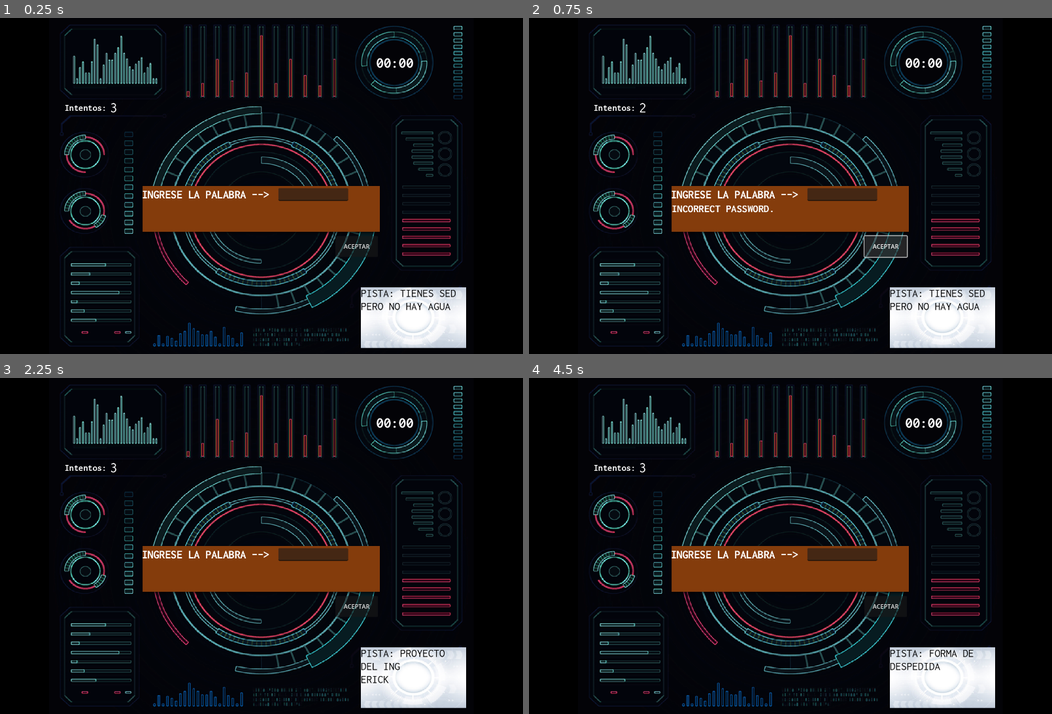
Above: before the commit, frames 1-4 (two rows, left to right).
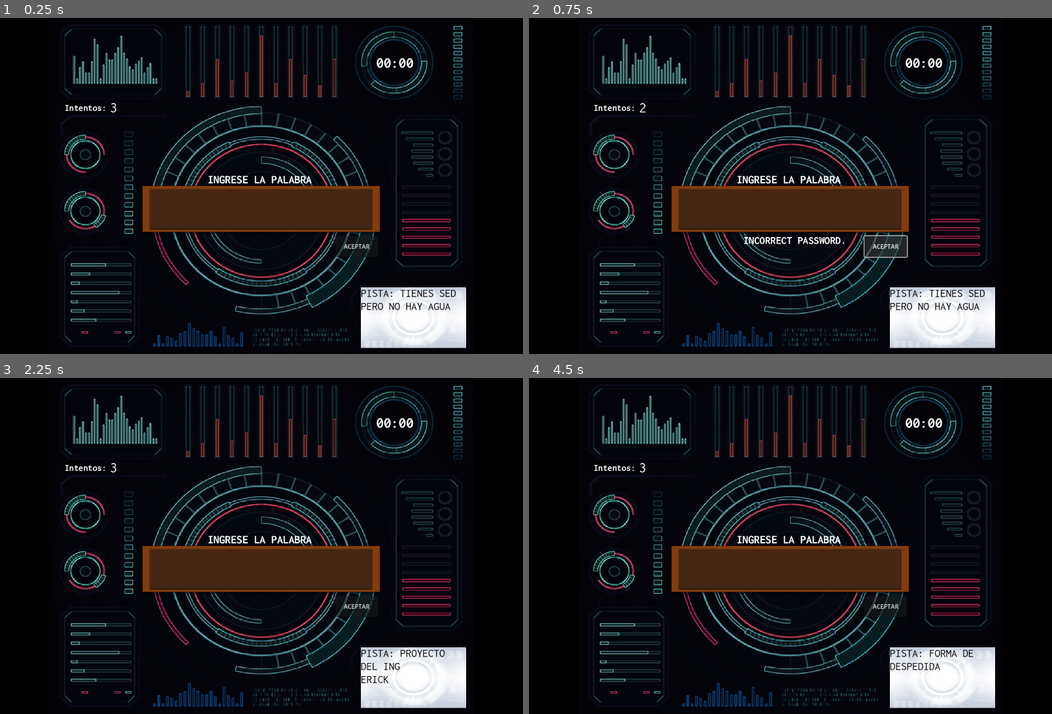
Above: after the commit, the same moments.

Repository: EmaGaleas/proyecto_progra3_p
Game: Godot game, scene res://escenas/ahorcado.tscn
Two runs of this game, one before a commit and one after it. Both use one fixed random seed, a clock stepped at 60 frames per second and the inputs below. Video files are missing from this copy of the repository; at most half a second of black plays in their place. Sound files missing from this copy of the repository are replaced by a short silence.
Inputs:
- Up to frame 1 (0.25 s): no input
- Up to frame 2 (0.75 s): click "ACEPTAR" at 0.5 s
- Up to frame 3 (2.25 s): click "COMENZAR" at 1.25 s; click "JUGAR / SKIP" at 2 s
- Up to frame 4 (4.5 s): tap Enter (ingrear_ahorcado) at 2.75, 2.85 s; hold Right (move_right) 2.78-3.5 s; tap W (move_up) at 3.02 s; click "COMENZAR" at 3.5 s; click "JUGAR / SKIP" at 4.25 s

The runs differ from the first frame. In frame 1, 5.1% of the frame differs, in the area x 27-72%, y 46-64%; in frame 2, 5.3%, in the area x 27-72%, y 46-68%; in frame 3, 5.1%; in frame 4, 5.1%.

Commit message:
cositas ahorcado

Diff:
--- a/escenas/ahorcado.gd
+++ b/escenas/ahorcado.gd
@@ -90,7 +90,7 @@
 	min=Dmin
 
 
-
+#aqui es donde sirve al darle click
 func _on_aceptar_pressed():
 	if get_node("Aceptar").pressed || Input.is_action_just_pressed("ingrear_ahorcado"):
 			palabraAdivinada = get_node("label_adivinar").text.to_upper()
--- a/escenas/ahorcado.tscn
+++ b/escenas/ahorcado.tscn
@@ -80,30 +80,33 @@
 offset_top = 218.0
 offset_right = 325.0
 offset_bottom = 264.0
-text = "6"
+text = "3"
 label_settings = SubResource("LabelSettings_soj8k")
 
 [node name="label_ingresarLetra" type="Label" parent="."]
-offset_left = 380.0
-offset_top = 456.0
-offset_right = 745.0
-offset_bottom = 493.0
-text = "INGRESE LA PALABRA -->"
+offset_left = 556.0
+offset_top = 416.0
+offset_right = 844.0
+offset_bottom = 453.0
+text = "INGRESE LA PALABRA"
 label_settings = SubResource("LabelSettings_j0tjr")
 
 [node name="label_palabra" type="Label" parent="."]
-offset_left = 382.0
-offset_top = 495.0
-offset_right = 1012.0
-offset_bottom = 575.0
+offset_left = 513.0
+offset_top = 580.0
+offset_right = 911.0
+offset_bottom = 640.0
 label_settings = SubResource("LabelSettings_fu0tr")
+horizontal_alignment = 1
 justification_flags = 3
 
 [node name="label_adivinar" type="LineEdit" parent="."]
-offset_left = 745.0
-offset_top = 456.0
-offset_right = 932.0
-offset_bottom = 490.0
+offset_left = 400.0
+offset_top = 458.0
+offset_right = 997.0
+offset_bottom = 567.0
+theme_override_font_sizes/font_size = 70
+alignment = 1
 
 [node name="Aceptar" type="Button" parent="."]
 offset_left = 898.0
